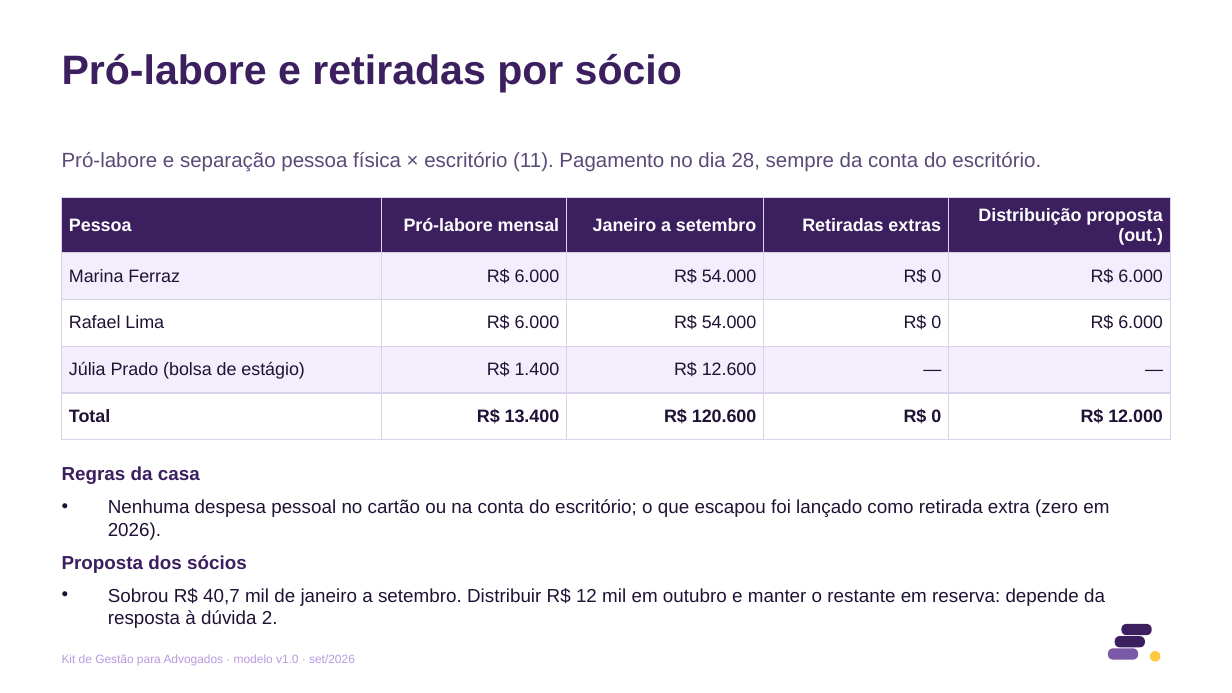
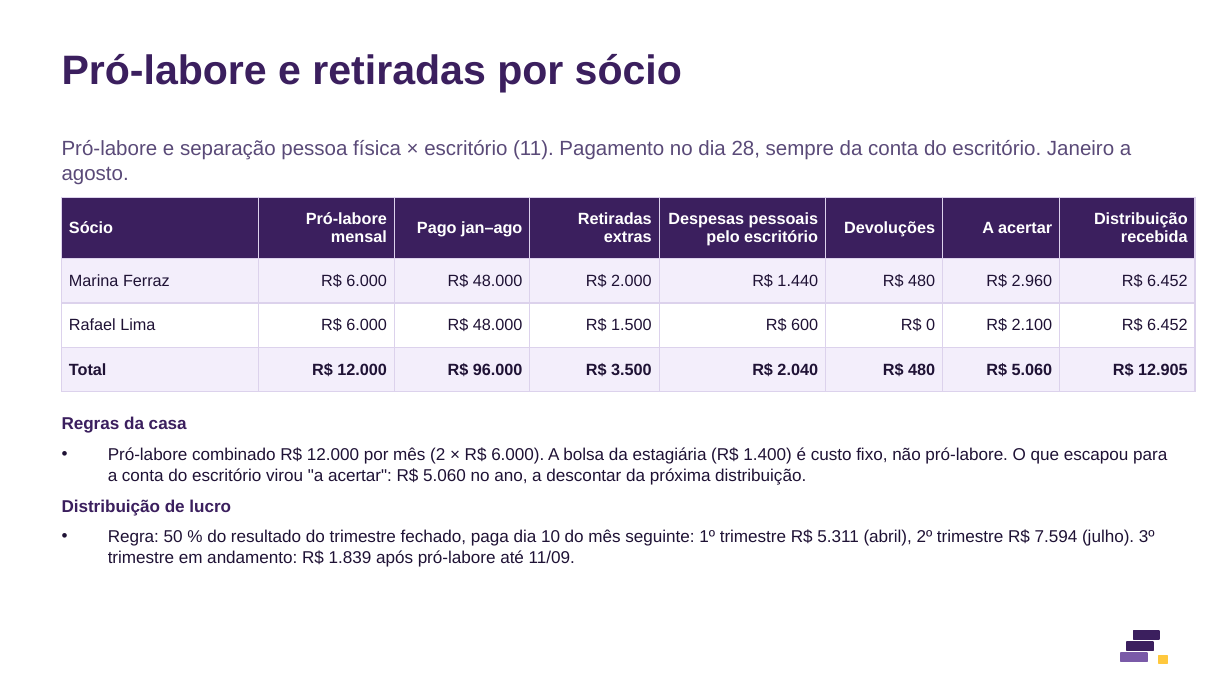
Before and after one commit to eduardomtzz/claude-code, a slide deck: slide 6 of projetos/gestao-ia-planilhas/produto/kit-advogados/29-modelo-carteira-para-o-contador-8-slides.pptx. Drawn at 1232x693 pixels with LibreOffice and Linux fonts; fonts in the diff are those of the drawing. Boxes give left, top, right and bottom in pixels: in the first picture for what was removed or moved away, otherwise in the second. Text is boxed around its words. In the diff, an @@ line names an element or a change of style, - is before the commit and + after.

```diff
--- a/projetos/gestao-ia-planilhas/produto/kit-advogados/29-modelo-carteira-para-o-contador-8-slides.pptx
+++ b/projetos/gestao-ia-planilhas/produto/kit-advogados/29-modelo-carteira-para-o-contador-8-slides.pptx
@@ text at (x1=62, y1=140, x2=1131, y2=185): text changed @@
-Pró-labore e separação pessoa física × escritório (11). Pagamento no dia 28, sempre da conta do escritório.
+Pró-labore e separação pessoa física × escritório (11). Pagamento no dia 28, sempre da conta do escritório. Janeiro a agosto.
@@ table at (x1=62, y1=197, x2=1195, y2=380) @@
-Pessoa | Pró-labore mensal | Janeiro a setembro | Retiradas extras | Distribuição proposta (out.)
-Marina Ferraz | R$ 6.000 | R$ 54.000 | R$ 0 | R$ 6.000
-Rafael Lima | R$ 6.000 | R$ 54.000 | R$ 0 | R$ 6.000
-Júlia Prado (bolsa de estágio) | R$ 1.400 | R$ 12.600 | — | —
-Total | R$ 13.400 | R$ 120.600 | R$ 0 | R$ 12.000
+Sócio | Pró-labore mensal | Pago jan–ago | Retiradas extras | Despesas pessoais pelo escritório | Devoluções | A acertar | Distribuição recebida
+Marina Ferraz | R$ 6.000 | R$ 48.000 | R$ 2.000 | R$ 1.440 | R$ 480 | R$ 2.960 | R$ 6.452
+Rafael Lima | R$ 6.000 | R$ 48.000 | R$ 1.500 | R$ 600 | R$ 0 | R$ 2.100 | R$ 6.452
+Total | R$ 12.000 | R$ 96.000 | R$ 3.500 | R$ 2.040 | R$ 480 | R$ 5.060 | R$ 12.905
@@ table resized from (x1=62, y1=197, x2=1170, y2=428) to (x1=62, y1=197, x2=1195, y2=380) @@
@@ text at (x1=62, y1=416, x2=187, y2=433): size 11 to 10 pt in "Regras da casa" @@
@@ text "Regras da casa" moved from (x1=62, y1=466, x2=1109, y2=628) to (x1=62, y1=416, x2=1167, y2=567) @@
@@ text at (x1=62, y1=447, x2=1167, y2=567): text changed; size 11 to 10 pt @@
-• Nenhuma despesa pessoal no cartão ou na conta do escritório; o que escapou foi lançado como retirada extra (zero em 2026).
-Proposta dos sócios
-• Sobrou R$ 40,7 mil de janeiro a setembro. Distribuir R$ 12 mil em outubro e manter o restante em reserva: depende da resposta à dúvida 2.
+• Pró-labore combinado R$ 12.000 por mês (2 × R$ 6.000). A bolsa da estagiária (R$ 1.400) é custo fixo, não pró-labore. O que escapou para a conta do escritório virou "a acertar": R$ 5.060 no ano, a descontar da próxima distribuição.
+Distribuição de lucro
+• Regra: 50 % do resultado do trimestre fechado, paga dia 10 do mês seguinte: 1º trimestre R$ 5.311 (abril), 2º trimestre R$ 7.594 (julho). 3º trimestre em andamento: R$ 1.839 após pró-labore até 11/09.
@@ rounded rectangle removed at (x1=1122, y1=625, x2=1151, y2=634) @@
@@ text removed at (x1=62, y1=654, x2=355, y2=666) @@
-Kit de Gestão para Advogados · modelo v1.0 · set/2026
@@ rounded rectangle removed at (x1=1109, y1=649, x2=1137, y2=659) @@
@@ rounded rectangle removed at (x1=1115, y1=637, x2=1143, y2=647) @@
@@ rectangle added at (x1=1121, y1=653, x2=1147, y2=662), fill #7A5AA8, outline #7A5AA8 1 pt @@
@@ rectangle added at (x1=1127, y1=642, x2=1153, y2=650), fill #3B1F5E, outline #3B1F5E 1 pt @@
@@ rectangle added at (x1=1133, y1=631, x2=1159, y2=639), fill #3B1F5E, outline #3B1F5E 1 pt @@
@@ ellipse removed at (x1=1151, y1=652, x2=1159, y2=660) @@
@@ rectangle added at (x1=1159, y1=655, x2=1168, y2=664), fill #FFC83D, outline #FFC83D 1 pt @@
```
Also in this commit, not shown: 7 other slides changed, 47 other files.
